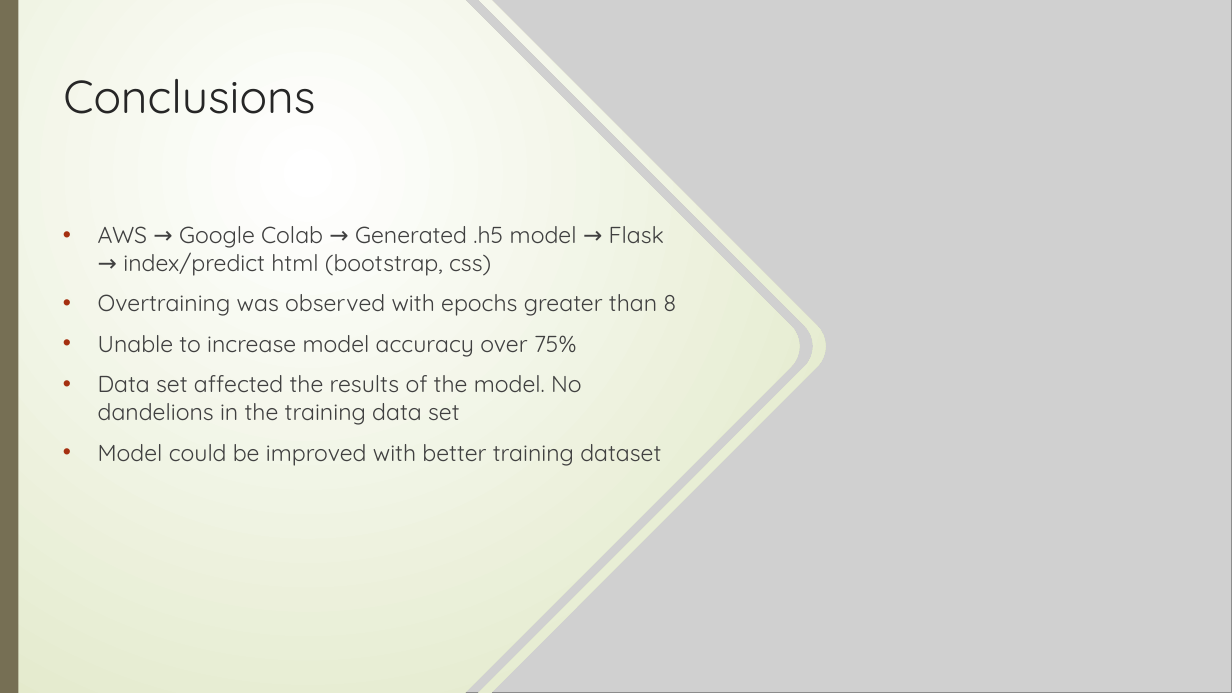
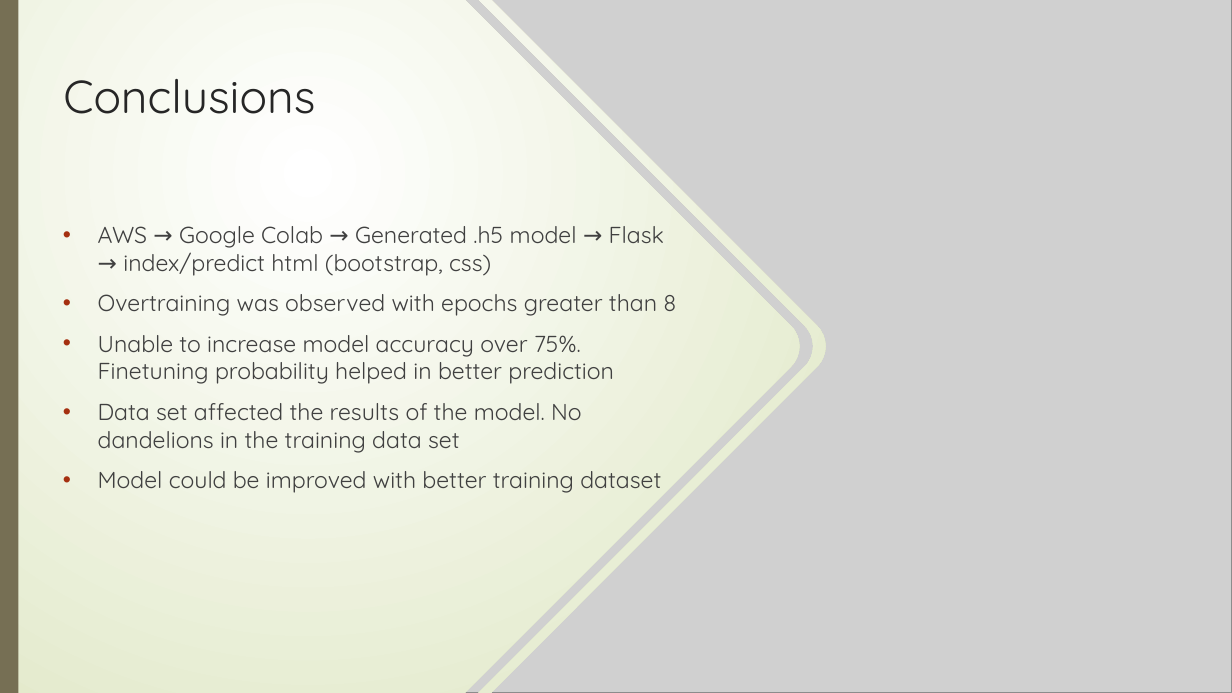
Before and after one commit to MohanPanga/dandelion_deep_learning, a slide deck: slide 6 of Summary_Presentation.pptx. Drawn at 1232x693 pixels with LibreOffice and Linux fonts; fonts in the diff are those of the drawing; grey boxes stand for pictures. Boxes give left, top, right and bottom in pixels: in the first picture for what was removed or moved away, otherwise in the second. Text is boxed around its words. In the diff, an @@ line names an element or a change of style, - is before the commit and + after.

Commit message:
presentation updated

```diff
--- a/Summary_Presentation.pptx
+++ b/Summary_Presentation.pptx
@@ text at (x1=98, y1=335, x2=614, y2=384): text changed @@
-• Unable to increase model accuracy over 75%
+• Unable to increase model accuracy over 75%. Finetuning probability helped in better prediction
```
